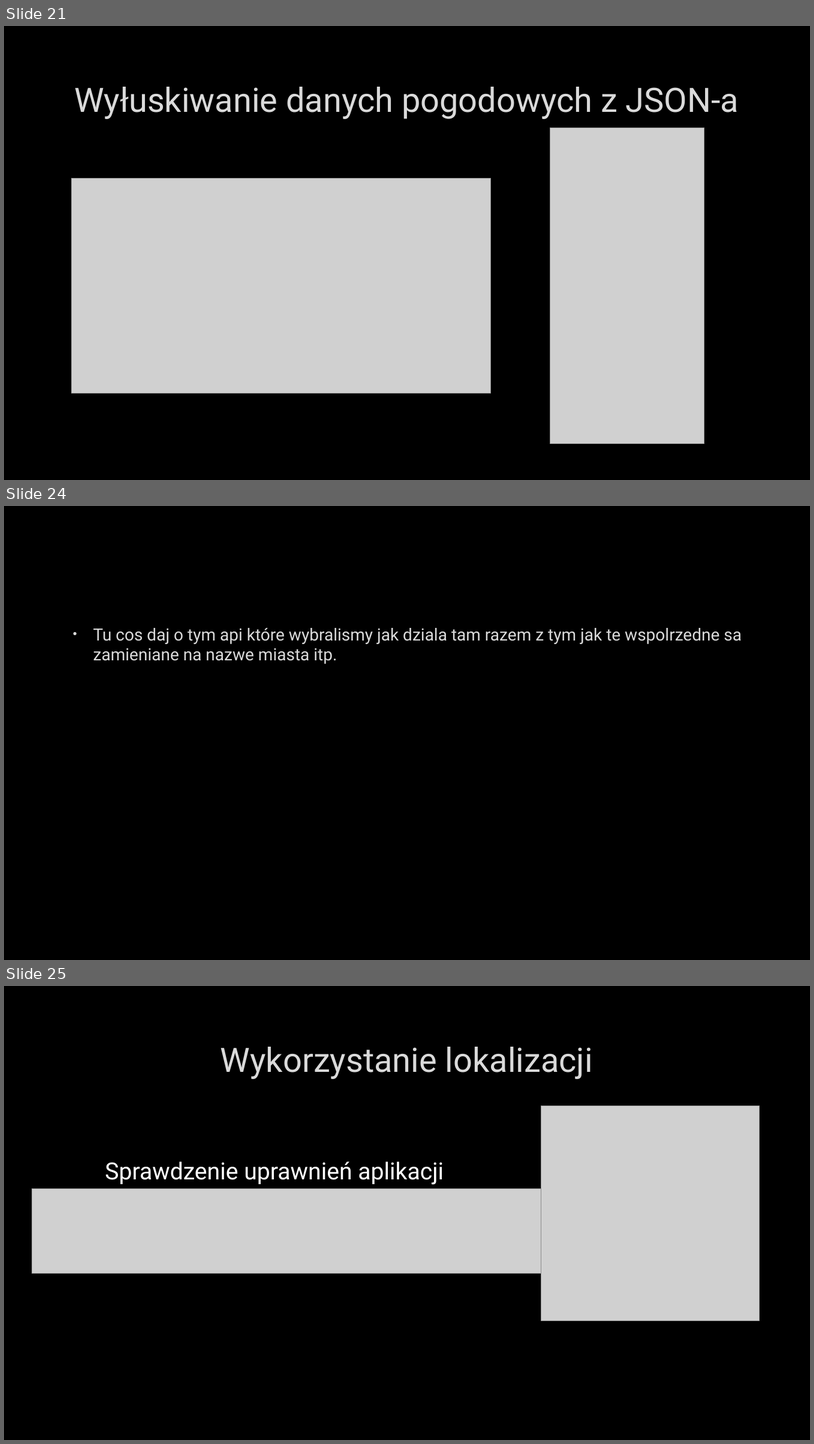
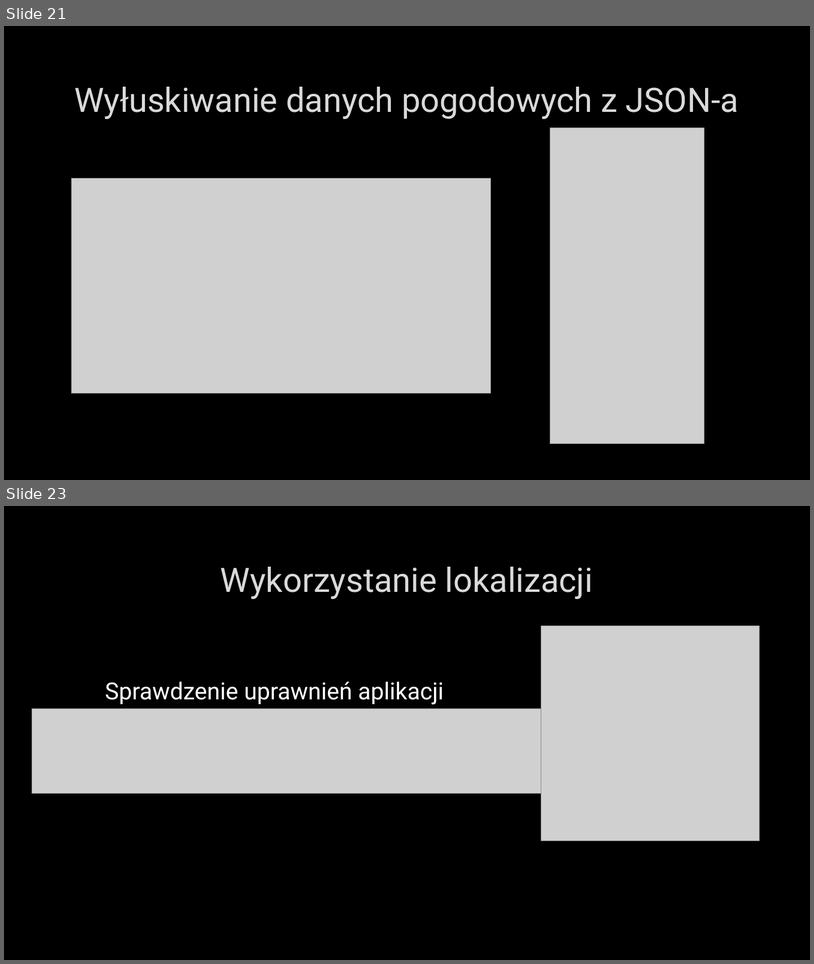
Before and after one commit to Luckownia/WeatherForecastApp, a slide deck: Aplikacja pogodowa na Androida.pptx. Shown one above the other, each under a label of ours: slides 21, 24 and 25 before the commit, slides 21 and 23 after it; the slides between them are not shown. The pictures are 814x1444 and 814x964 pixels, drawn with LibreOffice and Linux fonts; fonts in the diff are those of the drawing; grey boxes stand for pictures; background and template pictures are left out. Boxes give left, top, right and bottom in pixels: in the first picture for what was removed or moved away, otherwise in the second. Text is boxed around its words. In the diff, an @@ line names an element or a change of style, - is before the commit and + after.

```diff
--- a/Aplikacja pogodowa na Androida.pptx
+++ b/Aplikacja pogodowa na Androida.pptx
@@ slide 24 removed at <box>4,506,810,960</box>, background picture (left out) @@
@@ text removed at <box>93,628,742,664</box> @@
-• Tu cos daj o tym api które wybralismy jak dziala tam razem z tym jak te wspolrzedne sa zamieniane na nazwe miasta itp.
@@ what was slide 25 is now slide 23 @@
```
Also in this commit, not shown: 5 slides changed, 1 other slide removed.
